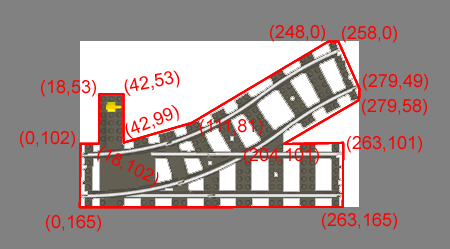
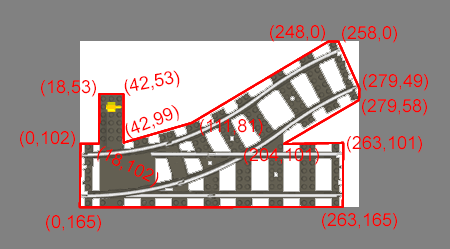
Two versions of the same layered image (450 × 249). Layer-by-layer changes:
painted on "(0,165)" over left=46, top=215, right=101, bottom=229
painted on "(263,165)" over left=322, top=213, right=397, bottom=226
painted on "(263,101)" over left=347, top=136, right=422, bottom=150
painted on "(204,101)" over left=244, top=150, right=319, bottom=162
painted on "(279,58)" over left=362, top=99, right=427, bottom=112
painted on "(279,49)" over left=363, top=74, right=428, bottom=87
painted on "(248,0)" over left=270, top=27, right=325, bottom=39
painted on "(258,0)" over left=342, top=28, right=397, bottom=40
painted on "(111,81)" over left=200, top=124, right=261, bottom=132
painted on "(42,99)" over left=126, top=107, right=176, bottom=133
painted on "(42,53)" over left=125, top=71, right=179, bottom=91
painted on "(18,53)" over left=41, top=85, right=96, bottom=93
painted on "(18,102)" over left=107, top=156, right=158, bottom=187
painted on "(0,102)" over left=20, top=133, right=75, bottom=145
